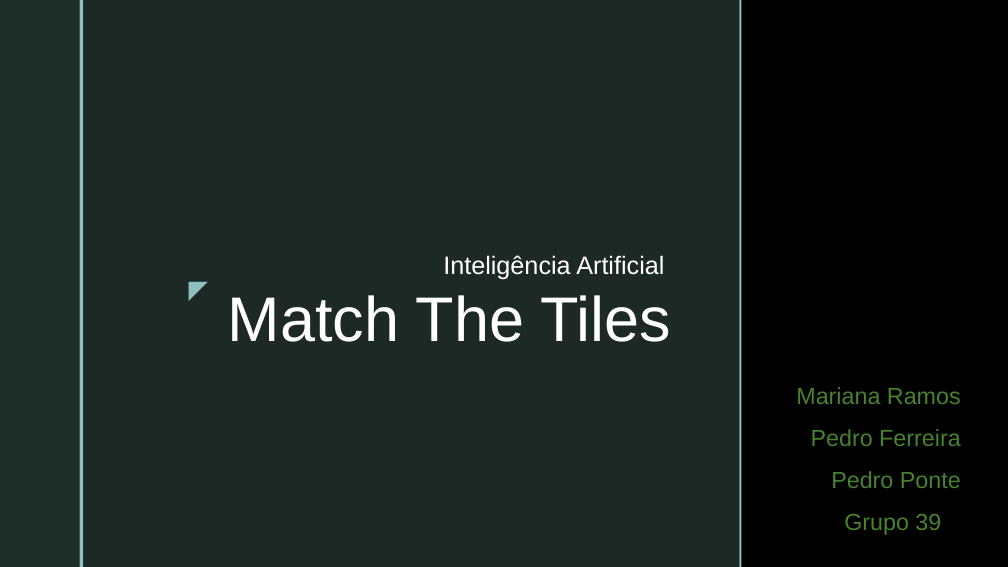
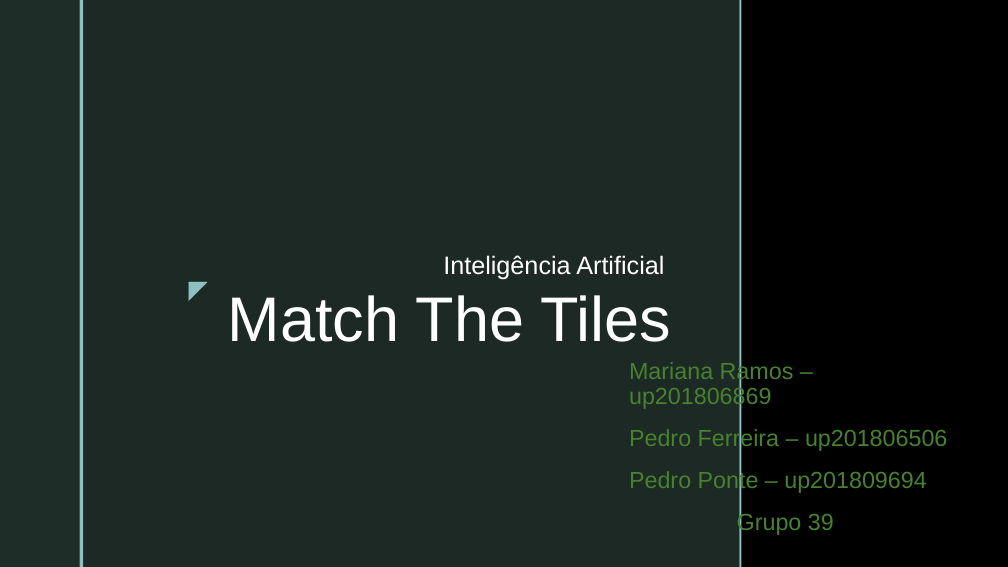
Before and after one commit to pedrovponte/IART-g39, a slide deck: slide 1 of docs/presentation.pptx. Drawn at 1008x567 pixels with LibreOffice and Linux fonts; fonts in the diff are those of the drawing; background and template pictures are left out. Boxes give left, top, right and bottom in pixels: in the first picture for what was removed or moved away, otherwise in the second. Text is boxed around its words. In the diff, an @@ line names an element or a change of style, - is before the commit and + after.

```diff
--- a/docs/presentation.pptx
+++ b/docs/presentation.pptx
@@ text "Mariana Ramos – up201806869": place and size @@
-text "Mariana Ramos – up201806869" at [796, 387, 961, 535]
+text "Mariana Ramos – up201806869" at [629, 360, 947, 535]
@@ text at [629, 360, 947, 493]: text changed @@
-Mariana Ramos
-Pedro Ferreira
-Pedro Ponte
+Mariana Ramos – up201806869
+Pedro Ferreira – up201806506
+Pedro Ponte – up201809694
@@ text at [737, 511, 834, 535]: alignment right to centre @@
```
Also in this commit, not shown: 4 other slides changed, 1 slide added.
